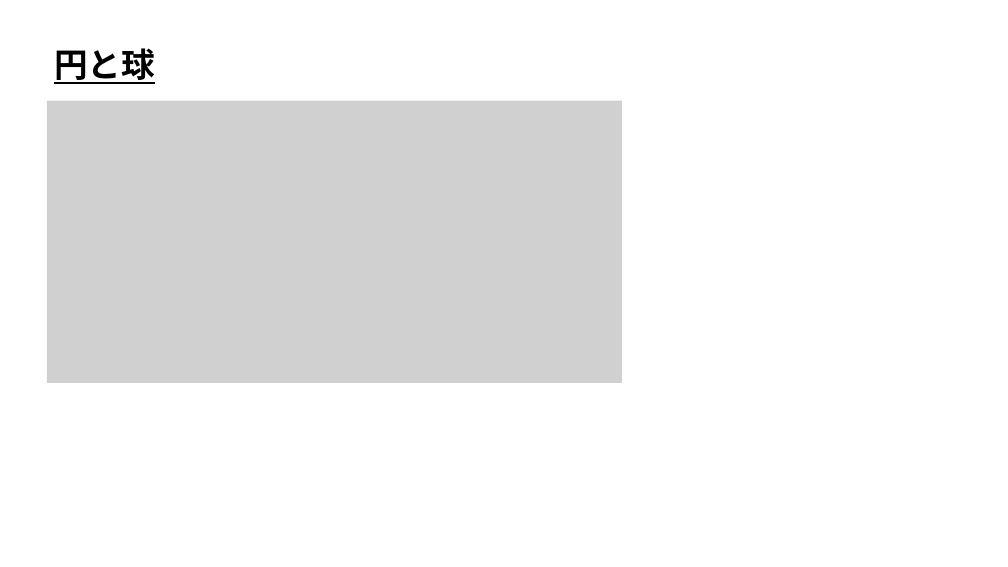
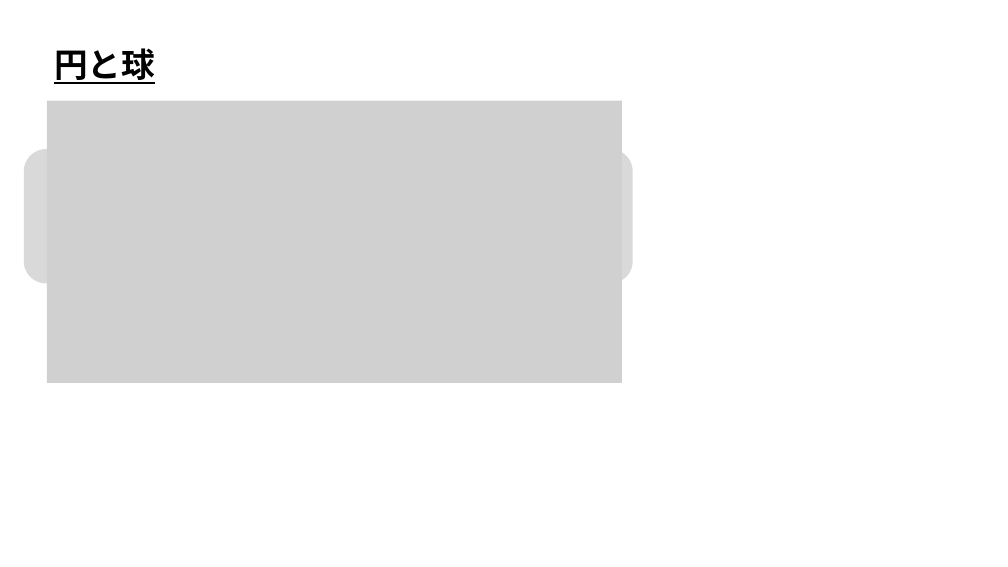
Before and after one commit to ArakiYusuke-Ohara/Textbook, a slide deck: slide 1 of ゲーム科1年/00_前期/ゲームプログラミングⅢ/ゲーム数学/座学/07_円と球.pptx. Drawn at 1008x567 pixels with LibreOffice and Linux fonts; fonts in the diff are those of the drawing; grey boxes stand for pictures. Boxes give left, top, right and bottom in pixels: in the first picture for what was removed or moved away, otherwise in the second. Text is boxed around its words. In the diff, an @@ line names an element or a change of style, - is before the commit and + after.

Commit message:
スライドを微修正

```diff
--- a/ゲーム科1年/00_前期/ゲームプログラミングⅢ/ゲーム数学/座学/07_円と球.pptx
+++ b/ゲーム科1年/00_前期/ゲームプログラミングⅢ/ゲーム数学/座学/07_円と球.pptx
@@ rounded rectangle added at bbox=[24, 149, 634, 284], fill #D9D9D9 @@
```
